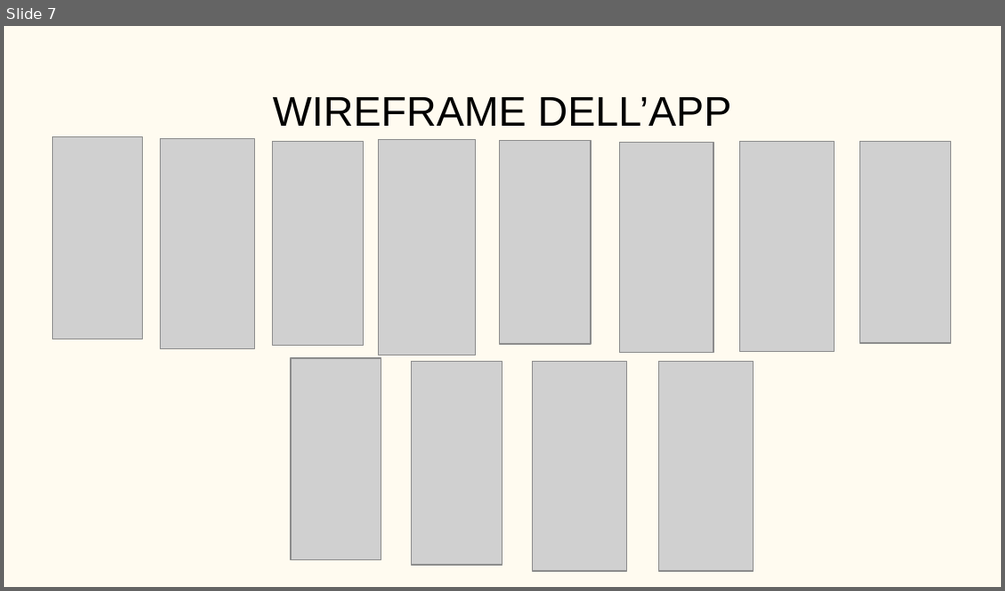
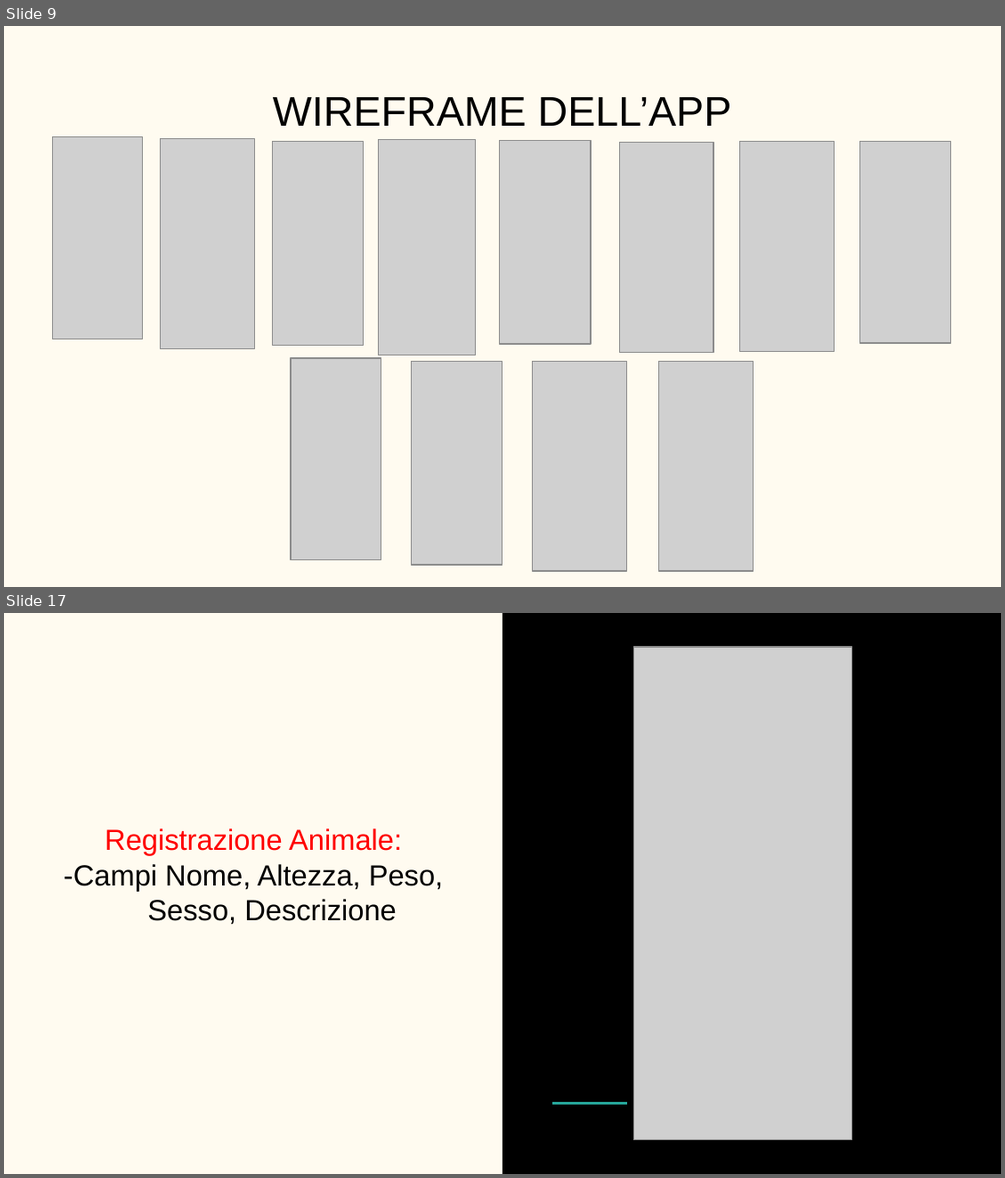
Before and after one commit to Tommiconlai/AppPet, a slide deck: Documenti/Relazione Finale/PP relazione.pptx. Shown one above the other, each under a label of ours: slide 7 before the commit, slides 9 and 17 after it; the slides between them are not shown. The pictures are 1005x591 and 1005x1178 pixels, drawn with LibreOffice and Linux fonts; fonts in the diff are those of the drawing; grey boxes stand for pictures. Boxes give left, top, right and bottom in pixels: in the first picture for what was removed or moved away, otherwise in the second. Text is boxed around its words. In the diff, an @@ line names an element or a change of style, - is before the commit and + after.

```diff
--- a/Documenti/Relazione Finale/PP relazione.pptx
+++ b/Documenti/Relazione Finale/PP relazione.pptx
@@ slide 17 added at (x1=4, y1=613, x2=1001, y2=1174), background #FFFBF0 @@
@@ rectangle added at (x1=502, y1=613, x2=1001, y2=1173), fill #000000 @@
@@ picture added at (x1=633, y1=647, x2=851, y2=1140) @@
@@ subtitle added at (x1=64, y1=828, x2=443, y2=925), 21 pt, text #000000 @@
+Registrazione Animale:
+-Campi Nome, Altezza, Peso, Sesso, Descrizione
@@ line added from (552, 1103) to (627, 1103), #26A69A 1.5 pt @@
@@ what was slide 7 is now slide 9 @@
```
Also in this commit, not shown: 2 slides changed, 9 other slides added.
